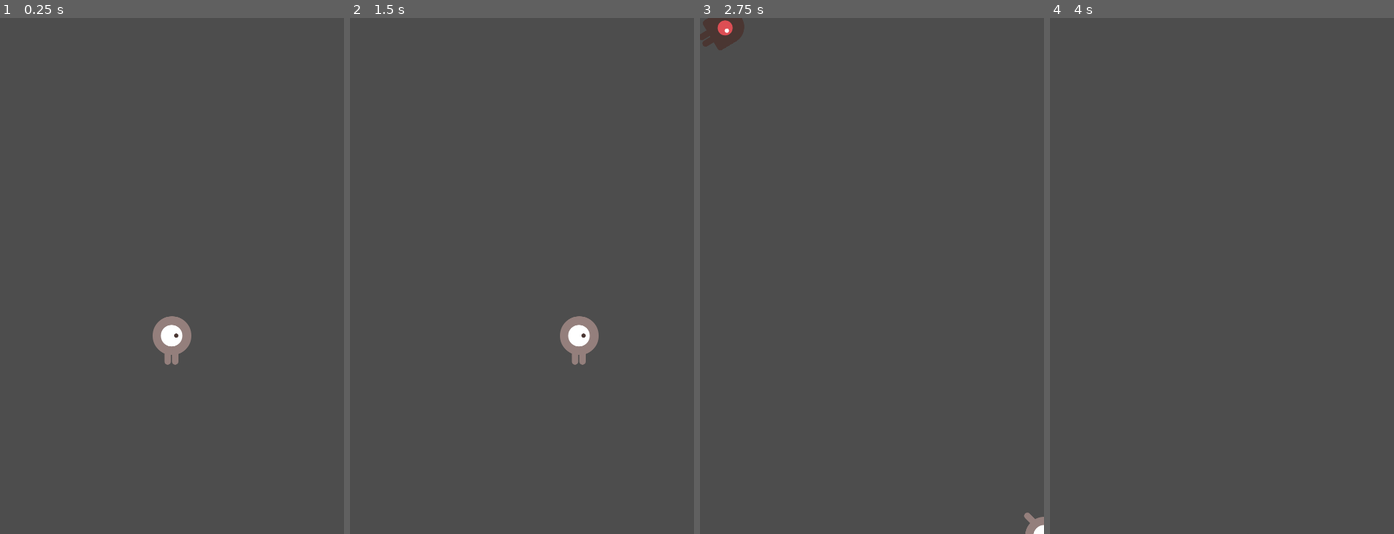
Above: before the commit, frames 1-4 (left to right).
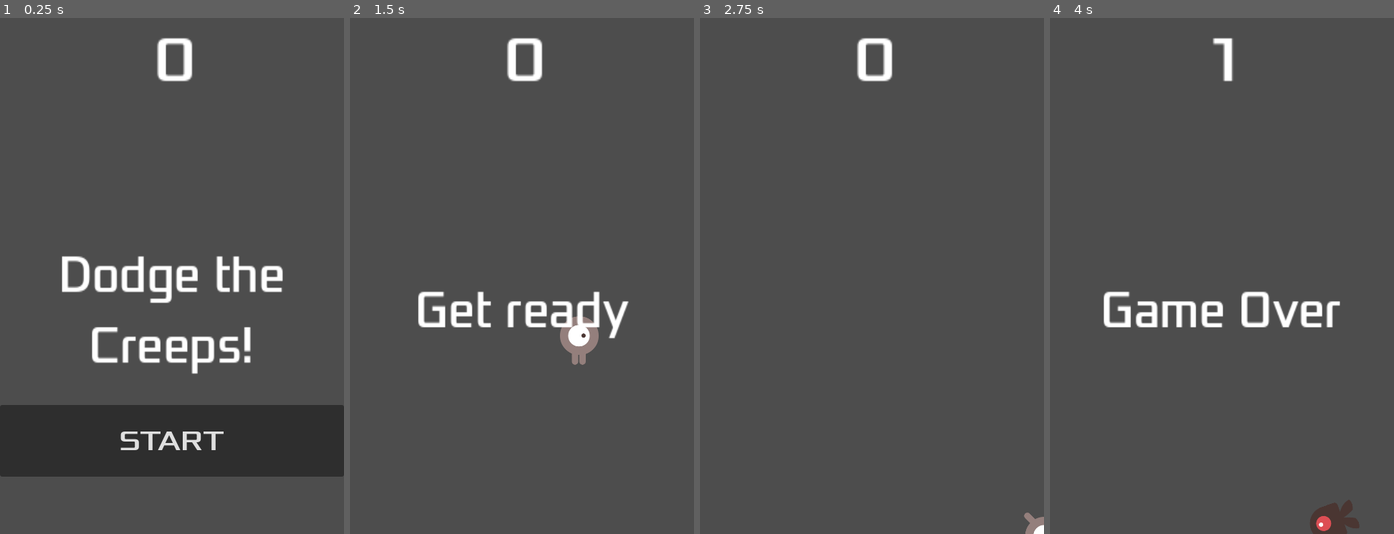
Above: after the commit, the same moments.

Repository: Tailung42/2dgamegodot
Game: Godot game, scene res://main.tscn
The game is run twice, just before and just after one commit, with the same random seed, the same clock (stepped at 60 frames per second) and the same inputs.
Inputs (mouse positions are in pixels of both pictures, inside the frame that each line leads up to):
- Up to frame 1 (0.25 s): no input
- Up to frame 2 (1.5 s): click (522, 441) at 0.5 s, where only the run after the commit has a clickable "START"; tap Enter at 1.25 s; hold Right (move_right) from 1.28 s (still down)
- Up to frame 3 (2.75 s): release Right (move_right) at 2.03 s; hold Down (move_down) from 2.03 s (still down)
- Up to frame 4 (4 s): release Down (move_down) at 2.78 s; hold Right (move_right) 2.78-3.53 s; hold Up (move_up) from 3.53 s (still down)

The runs differ from the first frame. In frame 1, 19% of the frame differs, in the area x 0-100%, y 3-89%; in frame 2, 2.5%; in frame 3, 1.2%; in frame 4, 3.0%.

Commit message:
integrated hud

Diff:
--- a/HUD.gd
+++ b/HUD.gd
@@ -10,16 +10,15 @@
 
 func show_game_over():
 	show_message("Game Over")
-	await $messageTimer.Timeout
-
+	await $MessageTimer.timeout
 	$Message.text = "Dodge the Creeps!"
-	if is_inside_tree():
-		await get_tree().create_timer(1).timeout
-		$StartButton.show()
+	$Message.show()
+	await get_tree().create_timer(1).timeout
+	$StartButton.show()
 
 
 func update_score(score):
-	$scoreLabel.text = str(score)
+	$ScoreLabel.text = str(score)
 
 
 # Called when the node enters the scene tree for the first time.
--- a/Player.gd
+++ b/Player.gd
@@ -1,6 +1,6 @@
 extends Area2D
 
-signal hit()
+signal hit
 @export var speed = 400
 var screen_size
 
--- a/hud.tscn
+++ b/hud.tscn
@@ -57,3 +57,6 @@
 [node name="MessageTimer" type="Timer" parent="."]
 wait_time = 2.0
 one_shot = true
+
+[connection signal="pressed" from="StartButton" to="." method="_on_start_button_pressed"]
+[connection signal="timeout" from="MessageTimer" to="." method="_on_message_timer_timeout"]
--- a/main.gd
+++ b/main.gd
@@ -5,7 +5,8 @@
 
 # Called when the node enters the scene tree for the first time.
 func _ready():
-	new_game()
+	$Player.hide()
+	pass
 
 # Called every frame. 'delta' is the elapsed time since the previous frame.
 func _process(delta):
@@ -15,12 +16,16 @@
 func gave_over():
 	$ScoreTimer.stop()
 	$MobTimer.stop()
+	$HUD.show_game_over()
 
 
 func new_game():
+	$Player.show()
 	score = 0
 	$Player.start($StartPosition.position)
 	$StartTimer.start()
+	$HUD.update_score(score)
+	$HUD.show_message("Get ready")
 
 func _on_mob_timer_timeout():
 	var mob = mob_scene.instantiate()
@@ -42,6 +47,7 @@
 
 func _on_score_timer_timeout():
 	score += 1
+	$HUD.update_score(score)
 
 
 func _on_start_timer_timeout():
--- a/main.tscn
+++ b/main.tscn
@@ -1,8 +1,9 @@
-[gd_scene load_steps=5 format=3 uid="uid://ds4ars2v271dk"]
+[gd_scene load_steps=6 format=3 uid="uid://ds4ars2v271dk"]
 
 [ext_resource type="Script" path="res://main.gd" id="1_jw5xd"]
 [ext_resource type="PackedScene" uid="uid://30xhpjbchbiy" path="res://player.tscn" id="1_lvp6v"]
 [ext_resource type="PackedScene" uid="uid://co3yrvat1yivg" path="res://mob.tscn" id="2_xm5fl"]
+[ext_resource type="PackedScene" uid="uid://dyjsqtgq85rj0" path="res://hud.tscn" id="4_45s5x"]
 
 [sub_resource type="Curve2D" id="Curve2D_0weah"]
 _data = {
@@ -35,7 +36,10 @@
 position = Vector2(-2, 2)
 rotation = -0.00415798
 
+[node name="HUD" parent="." instance=ExtResource("4_45s5x")]
+
 [connection signal="hit" from="Player" to="." method="gave_over"]
 [connection signal="timeout" from="MobTimer" to="." method="_on_mob_timer_timeout"]
 [connection signal="timeout" from="ScoreTimer" to="." method="_on_score_timer_timeout"]
 [connection signal="timeout" from="StartTimer" to="." method="_on_start_timer_timeout"]
+[connection signal="start_game" from="HUD" to="." method="new_game"]
Not shown: 1 places in hud.tscn that only renumber resources
